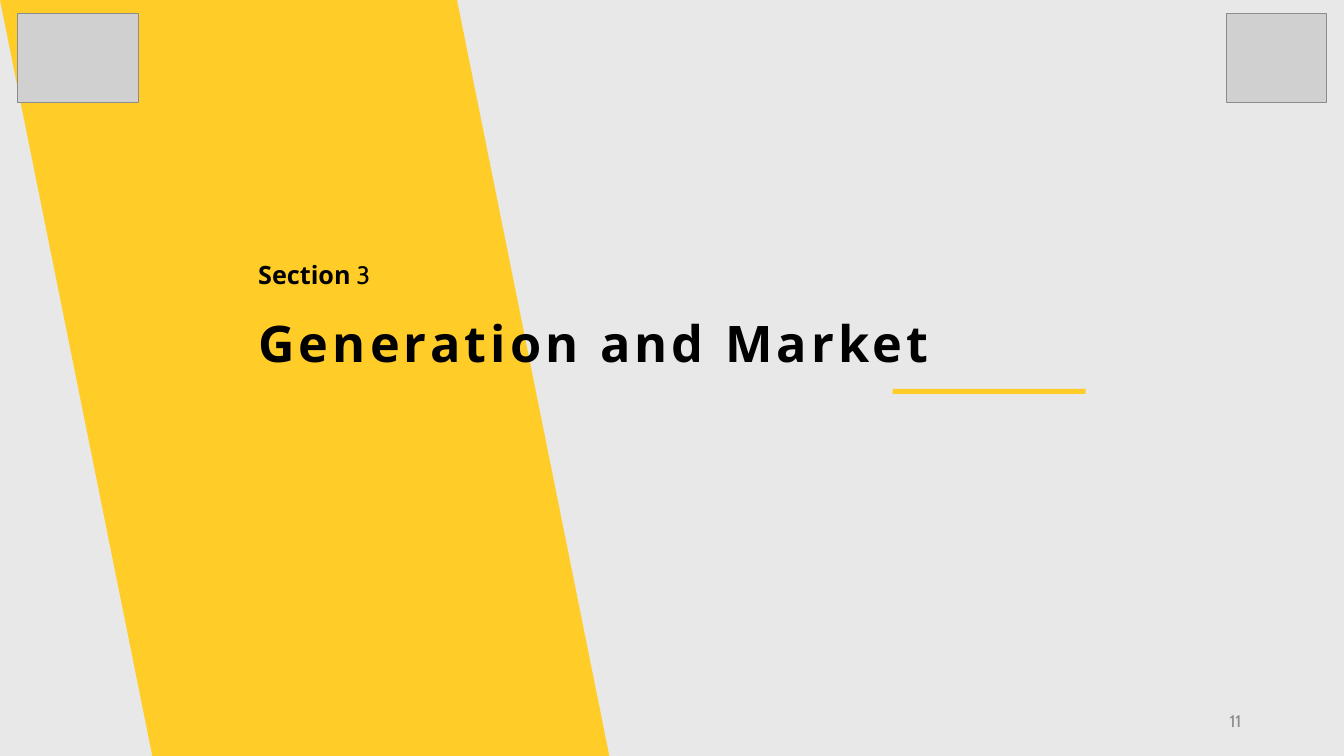
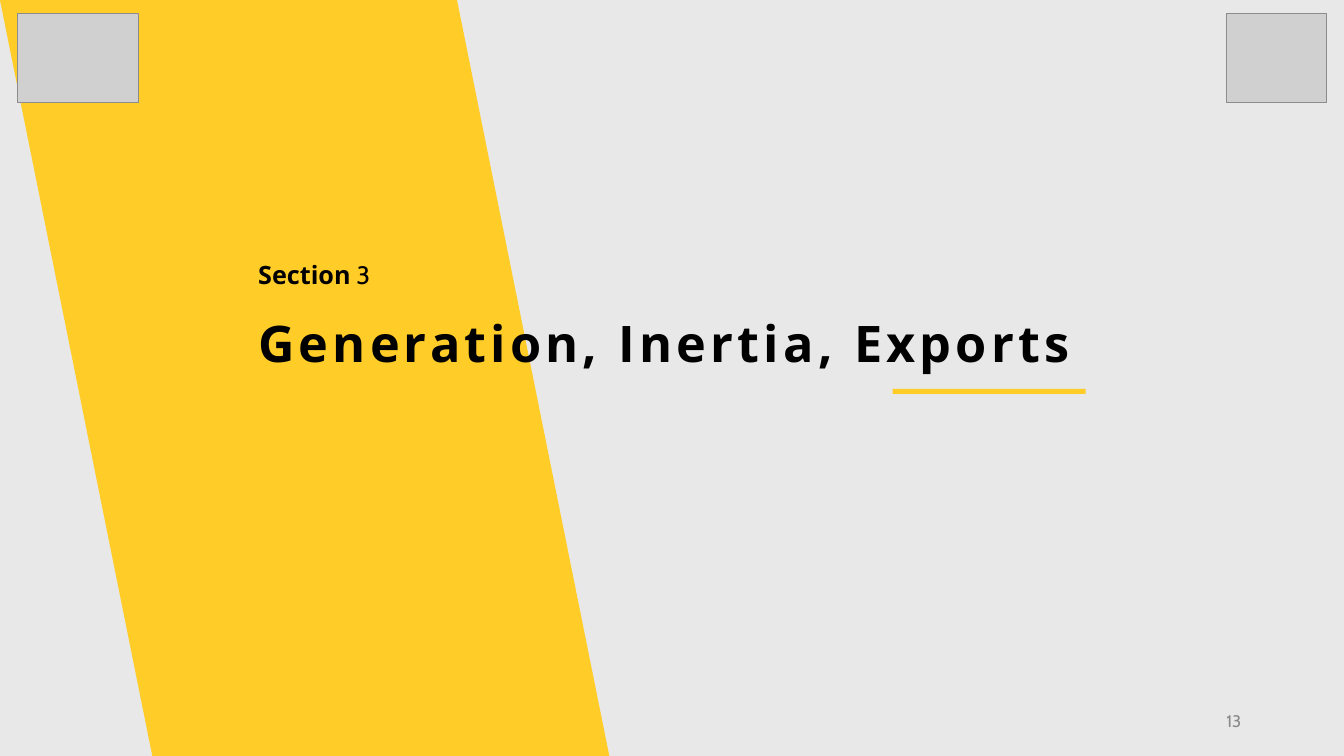
Before and after one commit to brmurray/apagon_april28, a slide deck: slide 13 of reports/Apragon_April28.pptx (slide 11 before the commit). Drawn at 1344x756 pixels with LibreOffice and Linux fonts; fonts in the diff are those of the drawing; grey boxes stand for pictures. Boxes give left, top, right and bottom in pixels: in the first picture for what was removed or moved away, otherwise in the second. Text is boxed around its words. In the diff, an @@ line names an element or a change of style, - is before the commit and + after.

Commit message:
export limits to France, historical inertia estimates

```diff
--- a/reports/Apragon_April28.pptx
+++ b/reports/Apragon_April28.pptx
@@ text at [258,315,1069,376]: text changed @@
-Generation and Market
+Generation, Inertia, Exports
@@ page number at [1226,715,1241,727]: text changed @@
-11
+13
```
Also in this commit, not shown: 5 other slides changed, 4 slides added, 6 other files.
